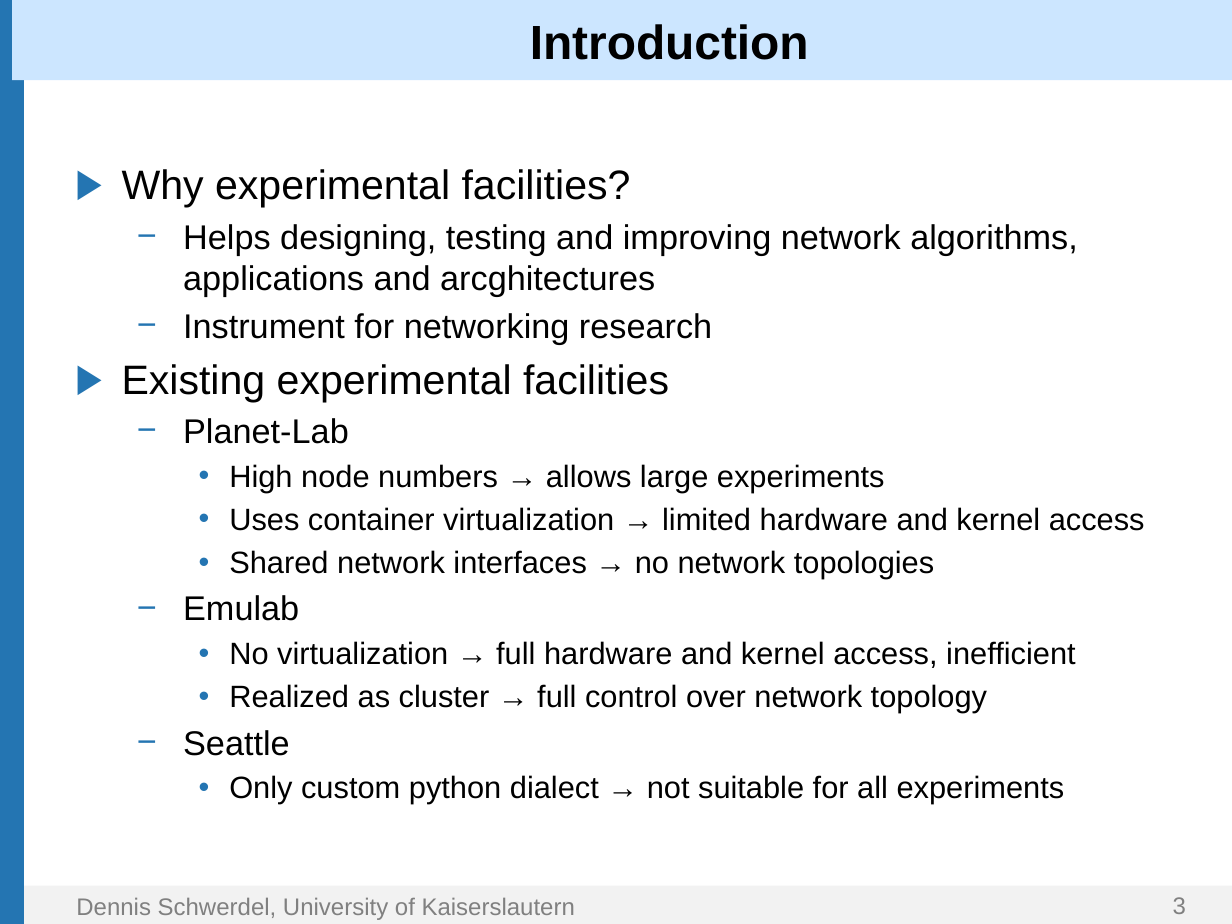
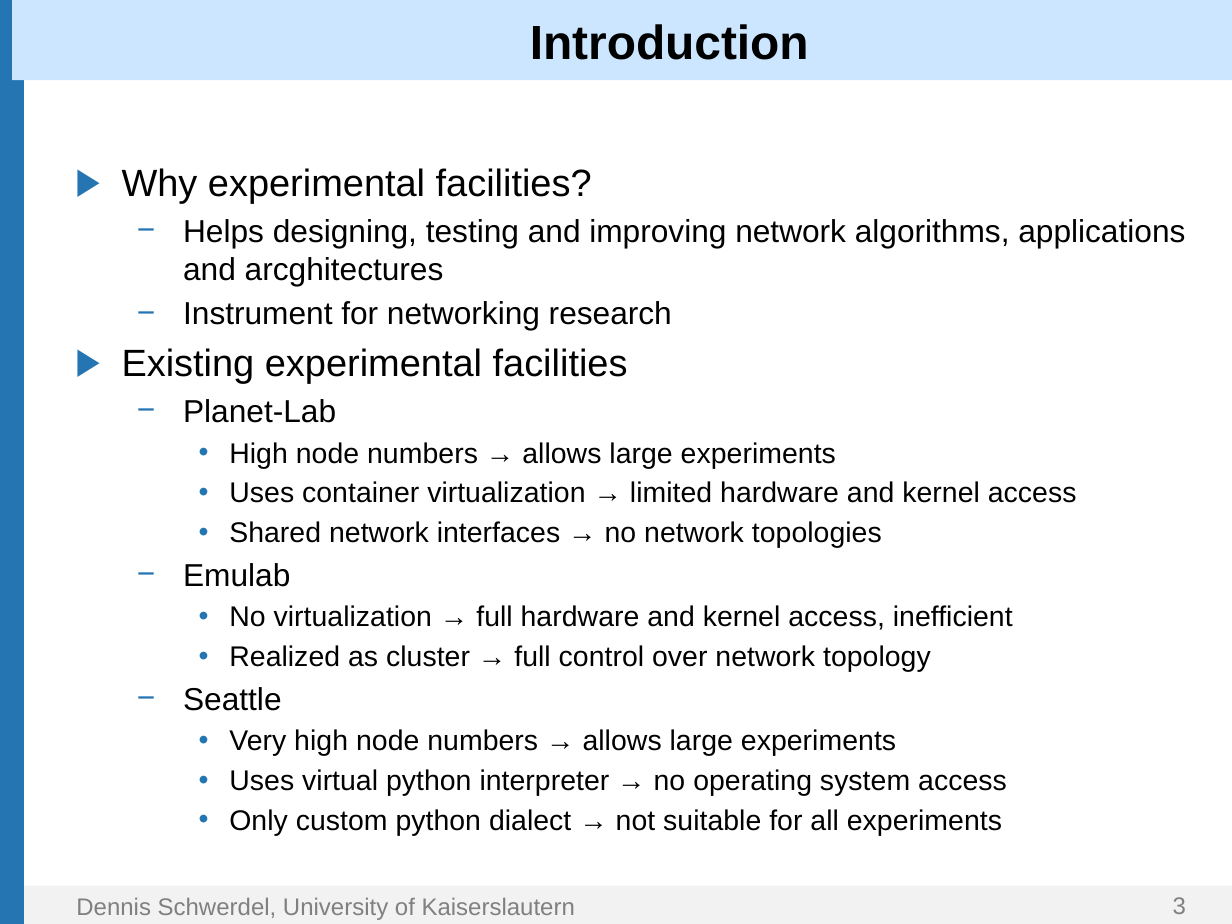
Before and after one commit to GLab/ToMaTo, a slide deck: slide 3 of doc/Presentation/ToMaTo.pptx. Drawn at 1232x924 pixels with LibreOffice and Linux fonts; fonts in the diff are those of the drawing; background and template pictures are left out. Boxes give left, top, right and bottom in pixels: in the first picture for what was removed or moved away, otherwise in the second. Text is boxed around its words. In the diff, an @@ line names an element or a change of style, - is before the commit and + after.

```diff
--- a/doc/Presentation/ToMaTo.pptx
+++ b/doc/Presentation/ToMaTo.pptx
@@ text at (122, 168, 1185, 836): size 24 to 22.2 pt in "Why experimental facilities?", "Existing experimental facilities"; size 20 to 18.5 pt in "Helps designing, testing and improving network algorithms, ...", "Instrument for networking research", "Planet-Lab", "Emulab" and 1 more places; size 18 to 16.6 pt in "High node numbers → allows large experiments", "Uses container virtualization → limited hardware and ...", "Shared network interfaces → no network topologies", "No virtualization → full hardware and kernel ..." and 2 more places @@
@@ text at (229, 729, 1007, 796): paragraphs added @@
+    • Very high node numbers → allows large experiments
+    • Uses virtual python interpreter → no operating system access
```
Also in this commit, not shown: 4 other files.
